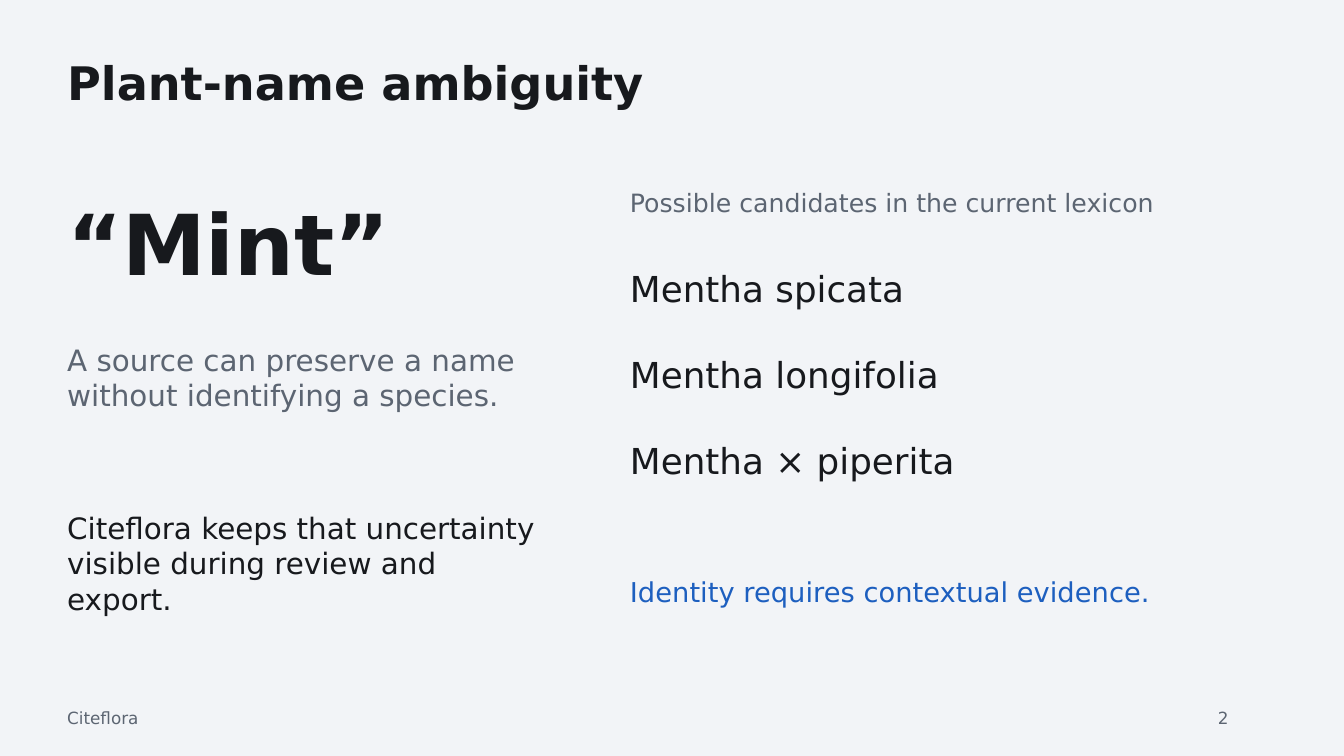
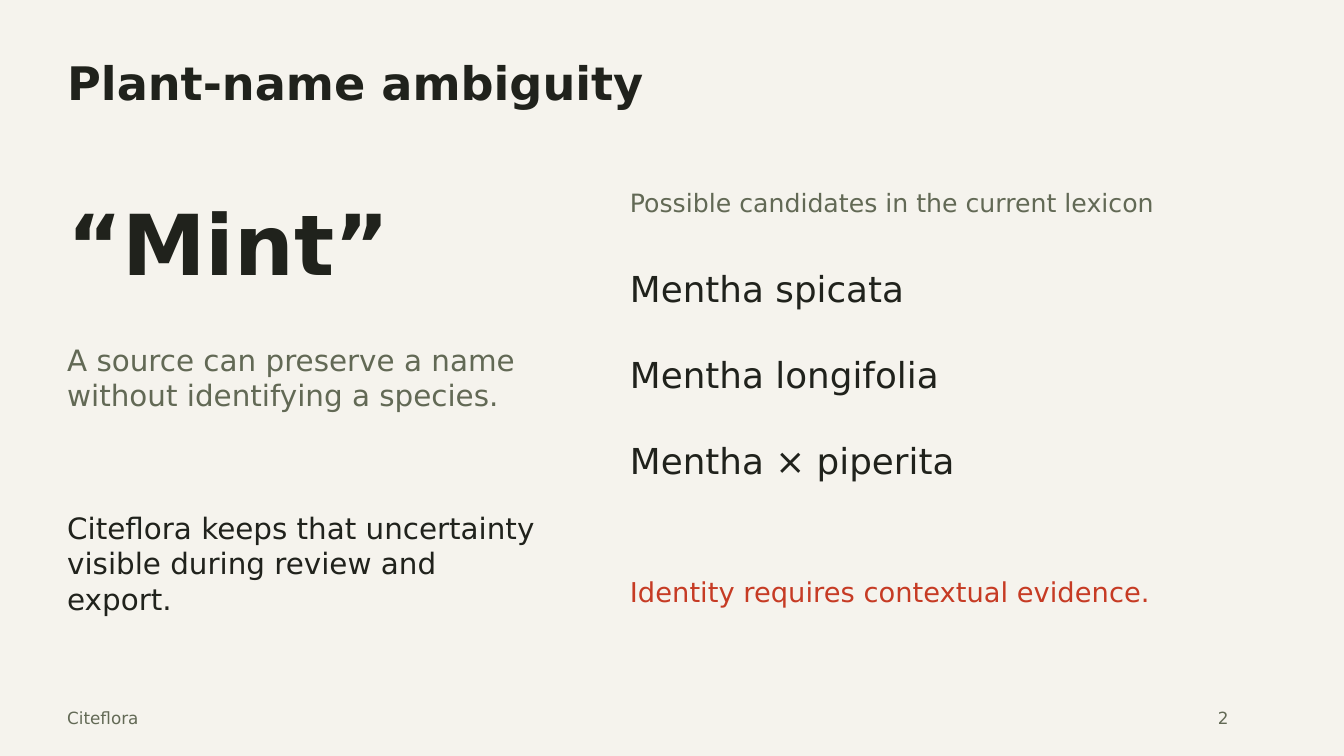
Before and after one commit to adeelfalaksher/citeflora, a slide deck: slide 2 of docs/pitch/Citeflora-Pitch.pptx. Drawn at 1344x756 pixels with LibreOffice and Linux fonts; fonts in the diff are those of the drawing. Boxes give left, top, right and bottom in pixels: in the first picture for what was removed or moved away, otherwise in the second. Text is boxed around its words. In the diff, an @@ line names an element or a change of style, - is before the commit and + after.

```diff
--- a/docs/pitch/Citeflora-Pitch.pptx
+++ b/docs/pitch/Citeflora-Pitch.pptx
@@ background #F2F4F7 to #F5F3ED @@
@@ text colour #5C6572 to #626955 in 4 elements at [67, 711, 138, 724], [1218, 711, 1229, 724], [67, 349, 514, 412], [630, 193, 1153, 213] @@
@@ text "Identity requires contextual evidence." at [630, 581, 1150, 608]: text colour #1D5FBF to #C63B24 @@
```
Also in this commit, not shown: 7 other slides changed, 13 other files.
